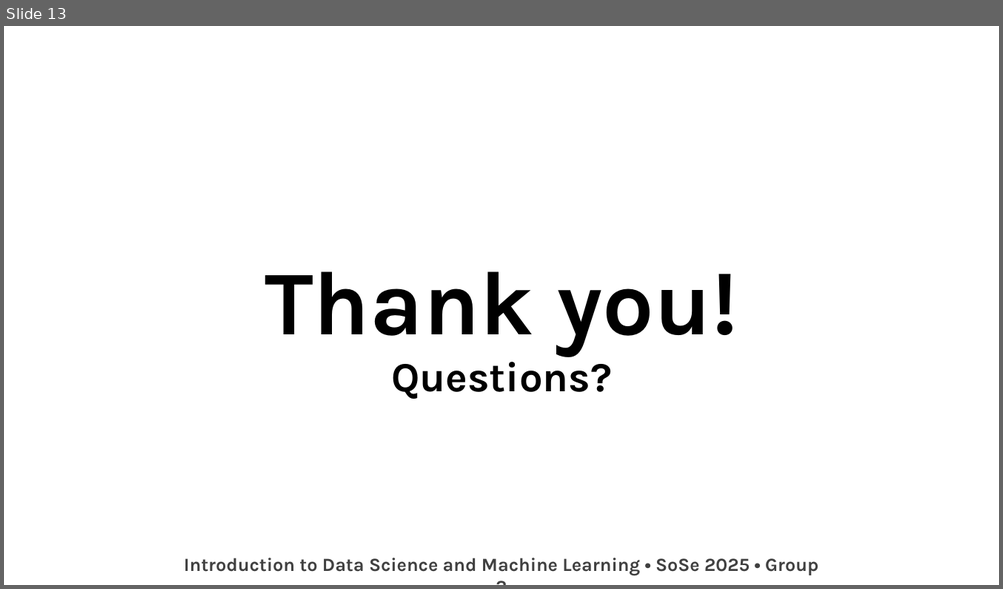
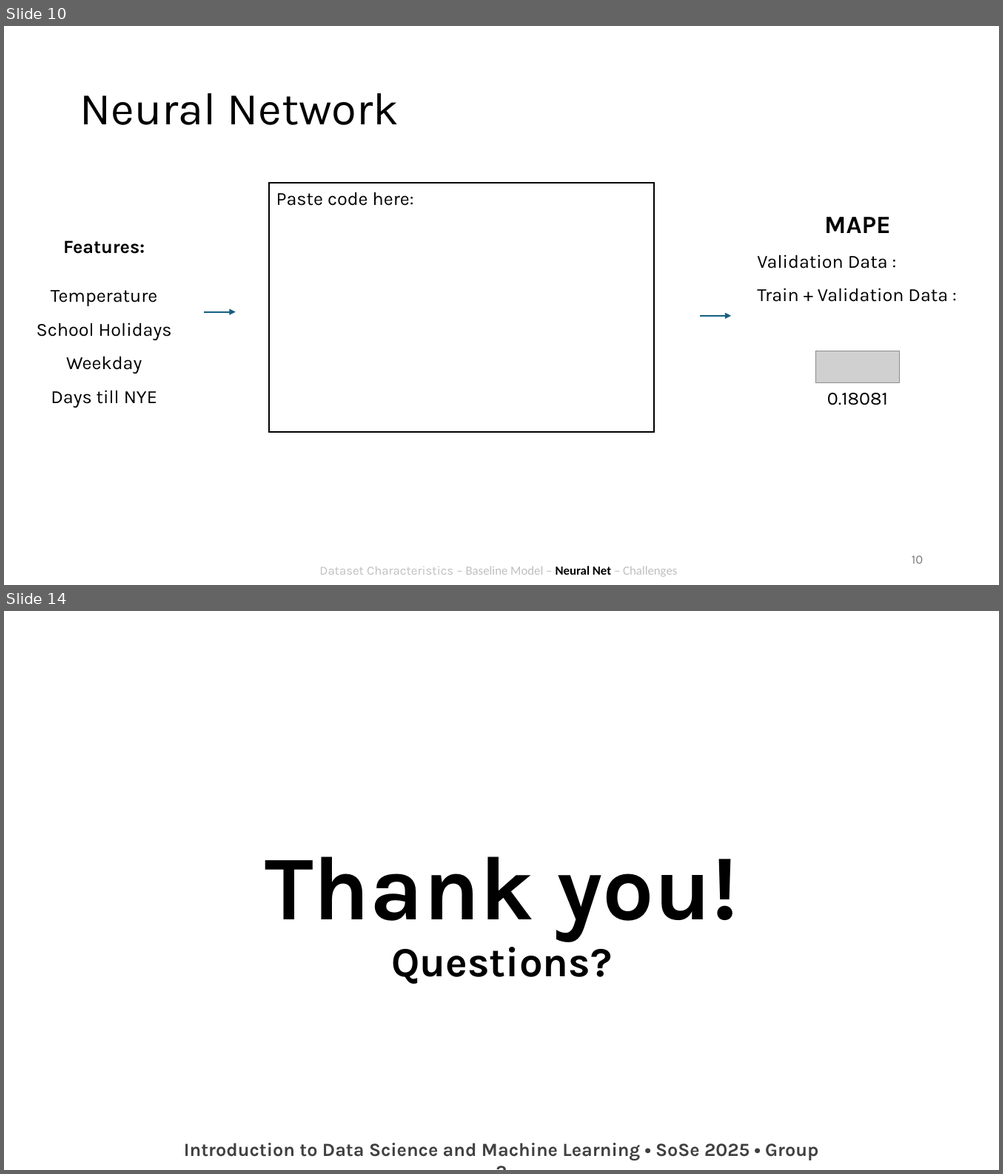
Before and after one commit to antonroefer/bakery-sales-prediction-group-3, a slide deck: 4_Presentation/Group 3.pptx. Shown one above the other, each under a label of ours: slide 13 before the commit, slides 10 and 14 after it; the slides between them are not shown. The pictures are 1003x589 and 1003x1174 pixels, drawn with LibreOffice and Linux fonts; fonts in the diff are those of the drawing; grey boxes stand for pictures; background and template pictures are left out. Boxes give left, top, right and bottom in pixels: in the first picture for what was removed or moved away, otherwise in the second. Text is boxed around its words. In the diff, an @@ line names an element or a change of style, - is before the commit and + after.

```diff
--- a/4_Presentation/Group 3.pptx
+++ b/4_Presentation/Group 3.pptx
@@ slide 10 added at (x1=4, y1=26, x2=999, y2=585), background #FFFFFF @@
@@ title added at (x1=79, y1=93, x2=398, y2=125), 44 pt, text #000000 @@
+Neural Network
@@ rectangle added at (x1=269, y1=183, x2=654, y2=432), outline #000000 1.5 pt, 18 pt, text #000000 @@
+Paste code here:
@@ text added at (x1=757, y1=217, x2=948, y2=302), 18 pt, text #000000 @@
+MAPE
+Validation Data :
+Train + Validation Data :
@@ text added at (x1=63, y1=241, x2=145, y2=254), 18 pt, text #000000, bold @@
+Features:
@@ text added at (x1=37, y1=290, x2=172, y2=408), 18 pt, text #000000 @@
+Temperature
+School Holidays
+Weekday
+Days till NYE
@@ arrow added from (204, 312) to (236, 312), #156082 1.5 pt @@
@@ arrow added from (700, 316) to (731, 316), #156082 1.5 pt @@
@@ picture added at (x1=816, y1=352, x2=899, y2=383) @@
@@ text added at (x1=827, y1=393, x2=888, y2=406), 18 pt, text #000000 @@
+0.18081
@@ page number added at (x1=911, y1=556, x2=922, y2=564), 12 pt, text #797979 @@
+10
@@ text added at (x1=319, y1=566, x2=677, y2=577), 12 pt, text #BFBFBF @@
+Dataset Characteristics – Baseline Model – Neural Net – Challenges
@@ what was slide 13 is now slide 14 @@
```
Also in this commit, not shown: 10 slides changed, 1 other slide added.
